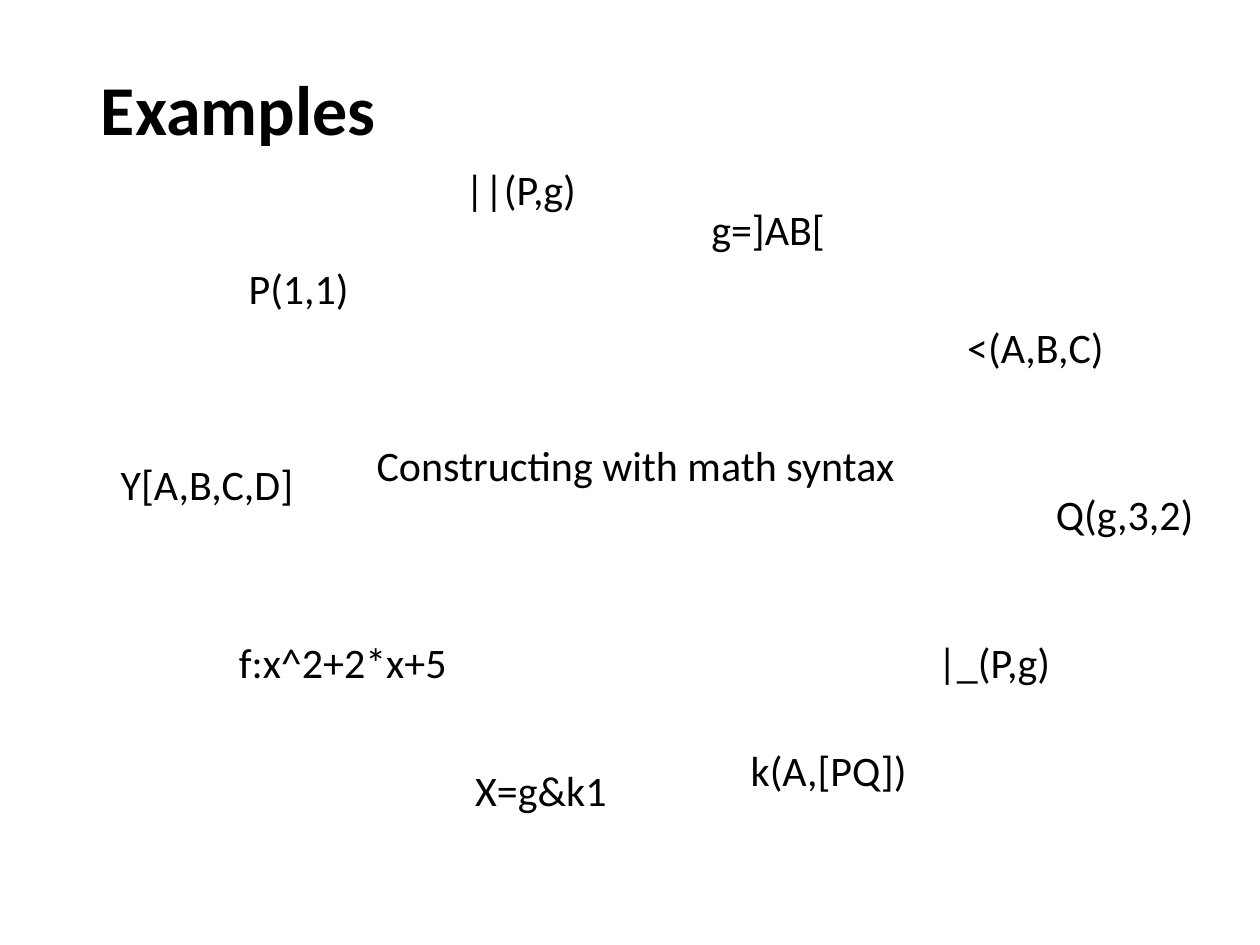
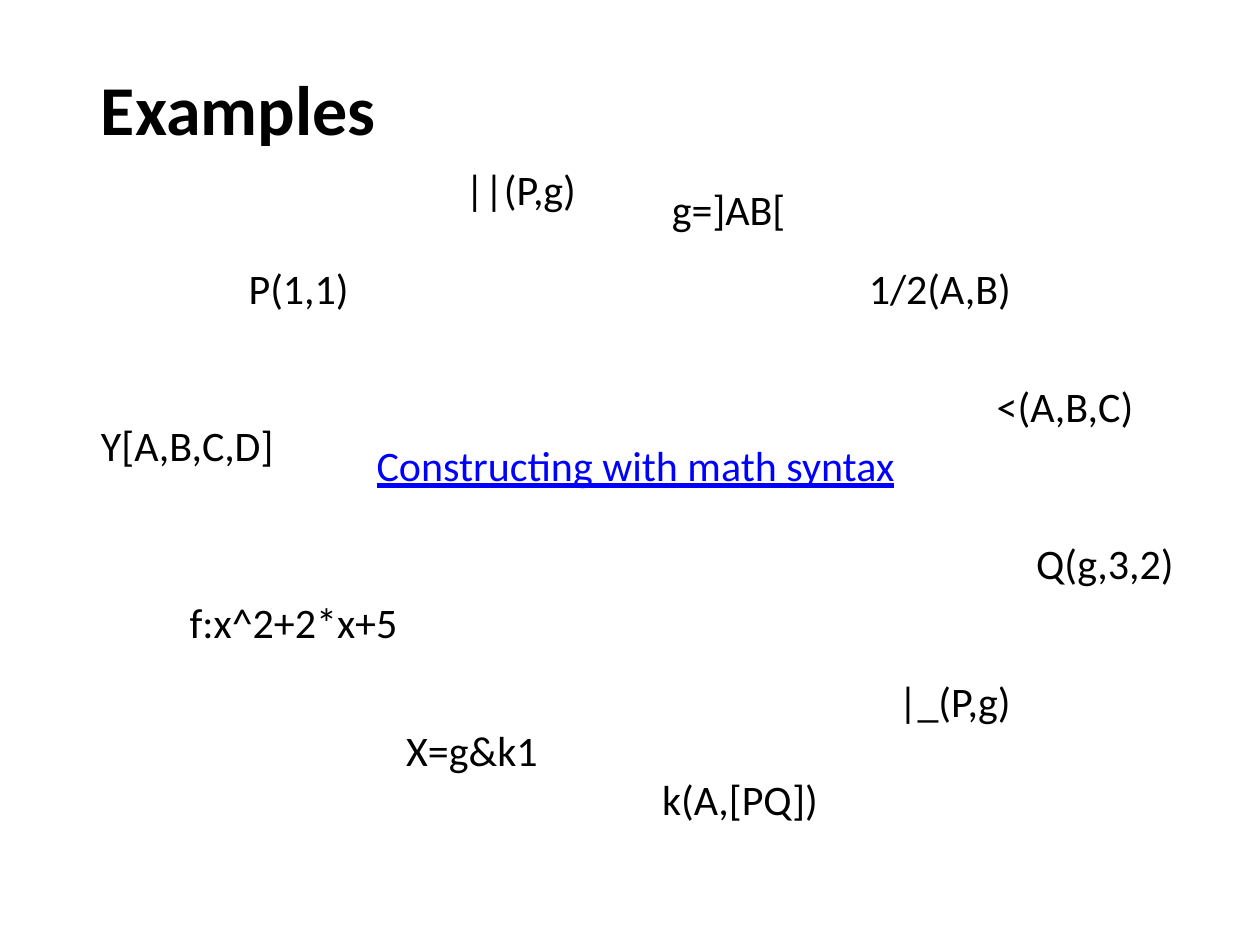
Before and after one commit to stepheneb/jsxgraph, a slide deck: slide 37 of doc/InnomathEd/Interactive geometry with JSXGraph.pptx. Drawn at 1260x945 pixels with LibreOffice and Linux fonts; fonts in the diff are those of the drawing; background and template pictures are left out. Boxes give left, top, right and bottom in pixels: in the first picture for what was removed or moved away, otherwise in the second. Text is boxed around its words. In the diff, an @@ line names an element or a change of style, - is before the commit and + after.

```diff
--- a/doc/InnomathEd/Interactive geometry with JSXGraph.pptx
+++ b/doc/InnomathEd/Interactive geometry with JSXGraph.pptx
@@ text "g=]AB[": place and size @@
-text "g=]AB[" at [711,214,824,253]
+text "g=]AB[" at [672,194,785,233]
@@ text added at [869,273,1011,310], 24 pt, text #000000 @@
+1/2(A,B)
@@ text "<(A,B,C)": place and size @@
-text "<(A,B,C)" at [967,332,1104,369]
+text "<(A,B,C)" at [997,391,1134,428]
@@ text "Y[A,B,C,D]": place and size @@
-text "Y[A,B,C,D]" at [121,469,293,506]
+text "Y[A,B,C,D]" at [101,430,273,467]
@@ text "Constructing with math syntax" at [377,451,894,489]: text colour #000000 to #0000FF, underline on @@
@@ text "Q(g,3,2)": place and size @@
-text "Q(g,3,2)" at [1056,499,1194,538]
+text "Q(g,3,2)" at [1036,548,1174,587]
@@ text "f:x^2+2*x+5": place and size @@
-text "f:x^2+2*x+5" at [239,648,447,679]
+text "f:x^2+2*x+5" at [190,608,398,639]
@@ text "|_(P,g)": place and size @@
-text "|_(P,g)" at [938,647,1050,686]
+text "|_(P,g)" at [898,686,1010,725]
@@ text "X=g&k1": place and size @@
-text "X=g&k1" at [475,776,606,814]
+text "X=g&k1" at [406,736,537,774]
@@ text "k(A,[PQ])": place and size @@
-text "k(A,[PQ])" at [751,755,907,792]
+text "k(A,[PQ])" at [662,784,818,821]
```
Also in this commit, not shown: 2 other slides changed, 7 other files.
